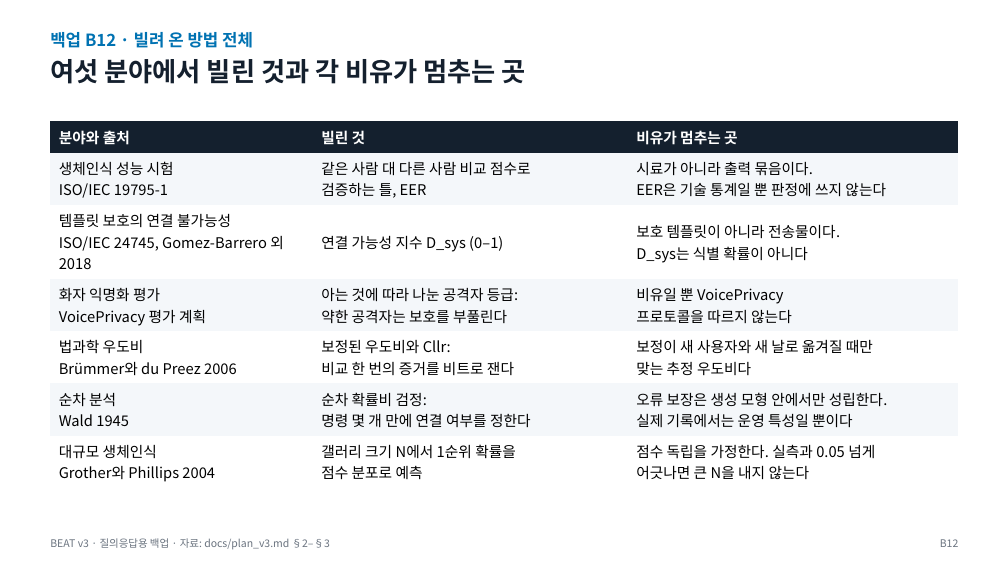
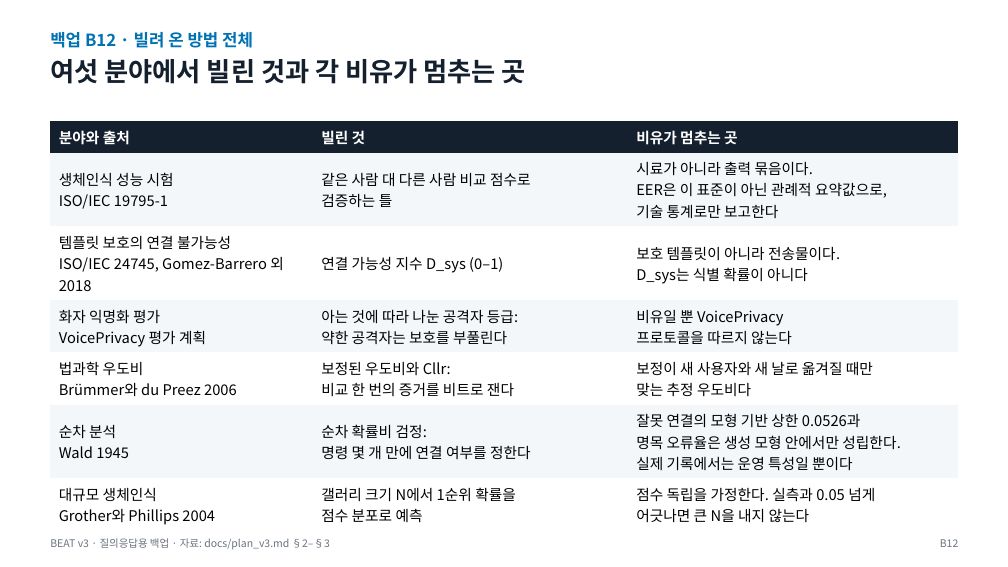
Before and after one commit to gigalove6783-pixel/beat-eeg-privacy, a slide deck: slide 25 of presentation/BEAT_v3_talk.pptx. Drawn at 1008x567 pixels with LibreOffice and Linux fonts; fonts in the diff are those of the drawing. Boxes give left, top, right and bottom in pixels: in the first picture for what was removed or moved away, otherwise in the second. Text is boxed around its words. In the diff, an @@ line names an element or a change of style, - is before the commit and + after.

```diff
--- a/presentation/BEAT_v3_talk.pptx
+++ b/presentation/BEAT_v3_talk.pptx
@@ table at box(51, 121, 958, 529) @@
-row 2, column 2: 같은 사람 대 다른 사람 비교 점수로 / 검증하는 틀, EER
+row 2, column 2: 같은 사람 대 다른 사람 비교 점수로 / 검증하는 틀
-row 2, column 3: 시료가 아니라 출력 묶음이다. / EER은 기술 통계일 뿐 판정에 쓰지 않는다
+row 2, column 3: 시료가 아니라 출력 묶음이다. / EER은 이 표준이 아닌 관례적 요약값으로, / 기술 통계로만 보고한다
-row 6, column 3: 오류 보장은 생성 모형 안에서만 성립한다. / 실제 기록에서는 운영 특성일 뿐이다
+row 6, column 3: 잘못 연결의 모형 기반 상한 0.0526과 / 명목 오류율은 생성 모형 안에서만 성립한다. / 실제 기록에서는 운영 특성일 뿐이다
```
Also in this commit, not shown: 9 other slides changed, 12 other files.
